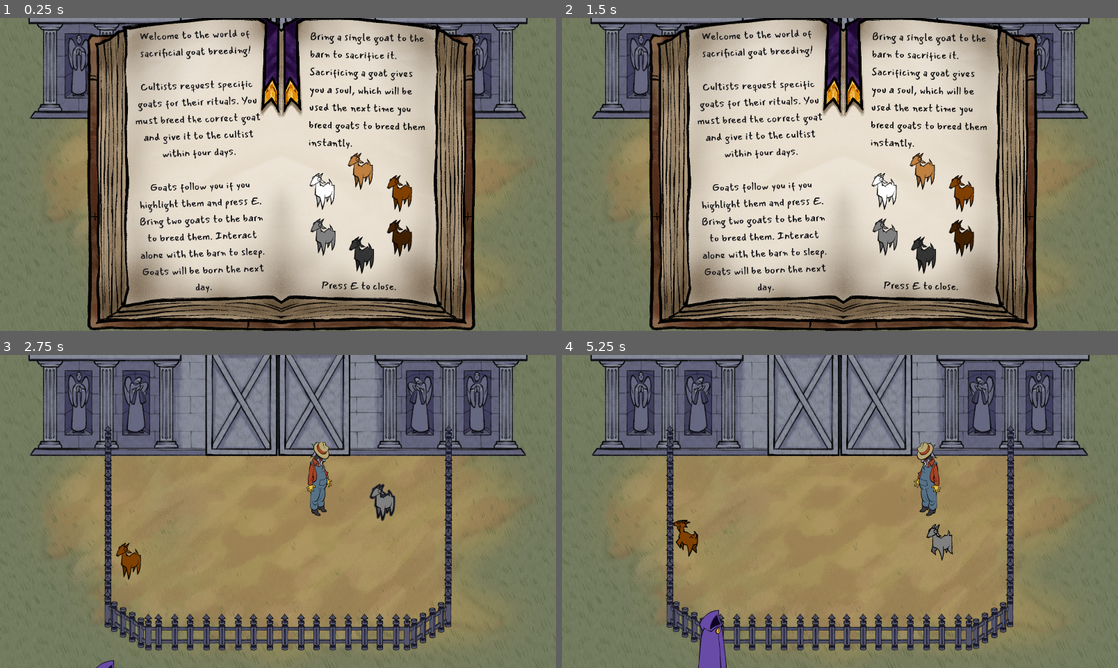
Above: before the commit, frames 1-4 (two rows, left to right).
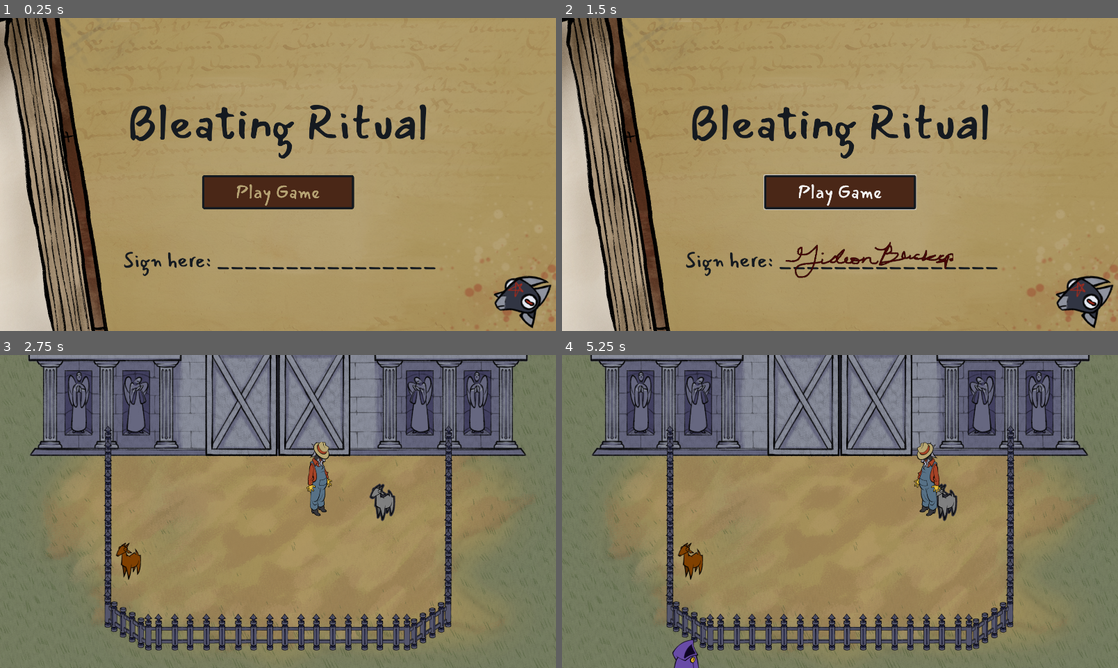
Above: after the commit, the same moments.

Repository: jadicodes/goat-game
Game: Godot game, scene res://ui/main_menu.tscn
Two runs of this game, one before a commit and one after it. Both use one fixed random seed, a clock stepped at 60 frames per second and the inputs below. Before the commit the project starts from res://farm/farm.tscn.
Inputs (mouse positions are in pixels of both pictures, inside the frame that each line leads up to):
- Up to frame 1 (0.25 s): no input
- Up to frame 2 (1.5 s): click (840, 193) at 0.5 s, where only the run after the commit has a clickable "Play Game"; click (840, 193) at 1.25 s, where only the run after the commit has a clickable "Play Game"
- Up to frame 3 (2.75 s): tap E (interact) at 2 s; move the mouse to (400, 495) at 2.02 s; hold D (move_right) from 2.03 s (still down); hold E (interact) from 2.03 s (still down); click (400, 495) at 2.17 s
- Up to frame 4 (5.25 s): release D (move_right) at 2.75 s; release E (interact) at 2.75 s; drag from (728, 527) to (840, 417) at 2.77 s; move the mouse to (895, 442) at 3.52 s; hold D (move_right) 3.53-4.25 s; tap Alt at 3.6 s; drag from (812, 574) to (689, 561) at 4.27 s; move the mouse to (1006, 558) at 5.02 s; hold A (move_left) from 5.03 s (still down); hold E (interact) from 5.03 s (still down)

The runs differ from the first frame. In frame 1, 95% of the frame differs, in the area x 0-100%, y 0-100%; in frame 2, 95%; in frame 3, less than 0.1%; in frame 4, 2.2%.
Error after the commit: Cannot call method 'get_root' on a null value. (res://farm/farm.gd:29)

Commit message:
Make main menu the main scene

Diff:
--- a/project/project.godot
+++ b/project/project.godot
@@ -11,7 +11,7 @@
 [application]
 
 config/name="Bleating Ritual"
-run/main_scene="uid://botoiyyc2kyur"
+run/main_scene="uid://21d43vsb4724"
 config/features=PackedStringArray("4.4", "GL Compatibility")
 config/icon="uid://cbb7bcnqvs1nw"
 
Not shown, added: project/shopper/cultist_bounce_sheet.png.import
